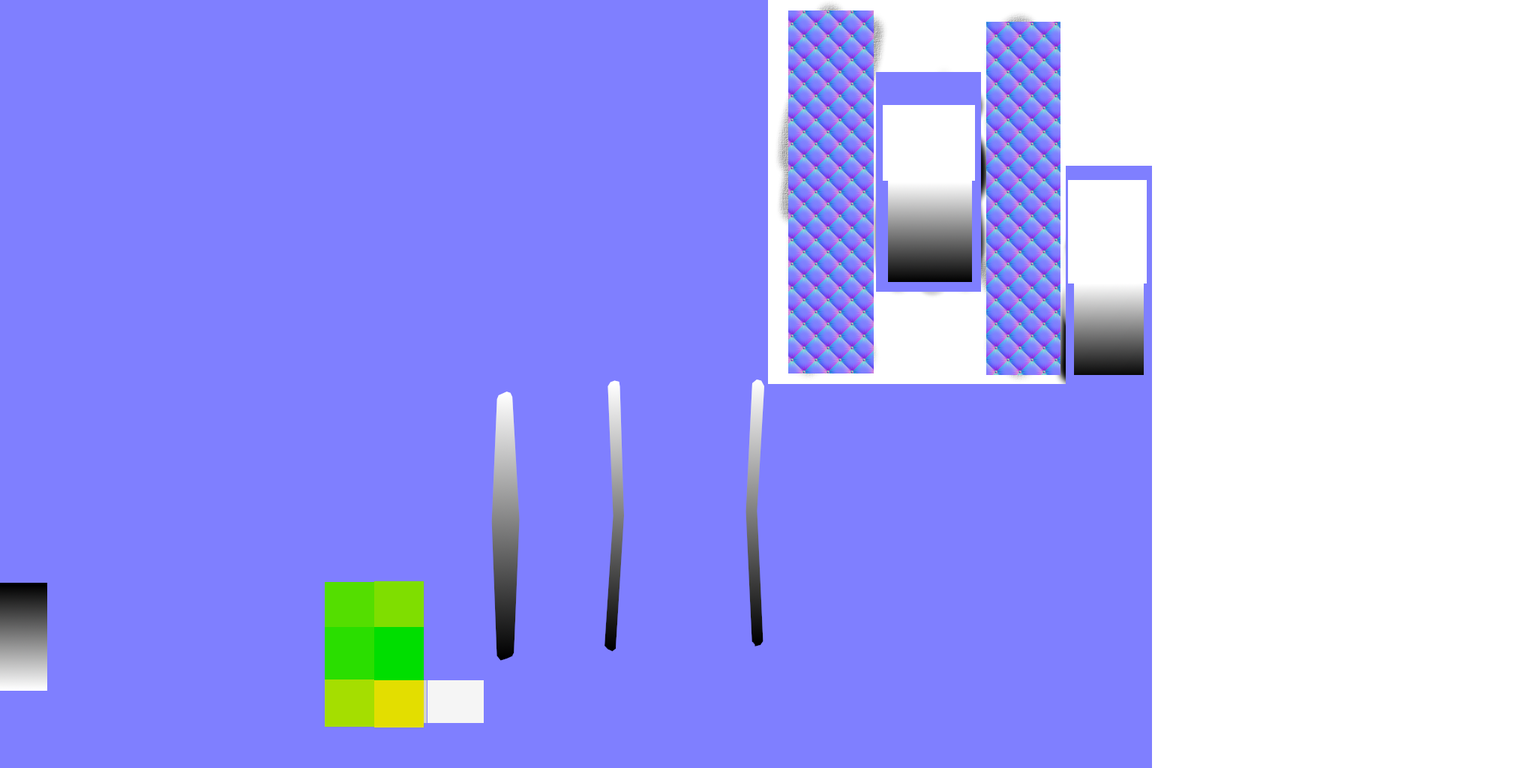
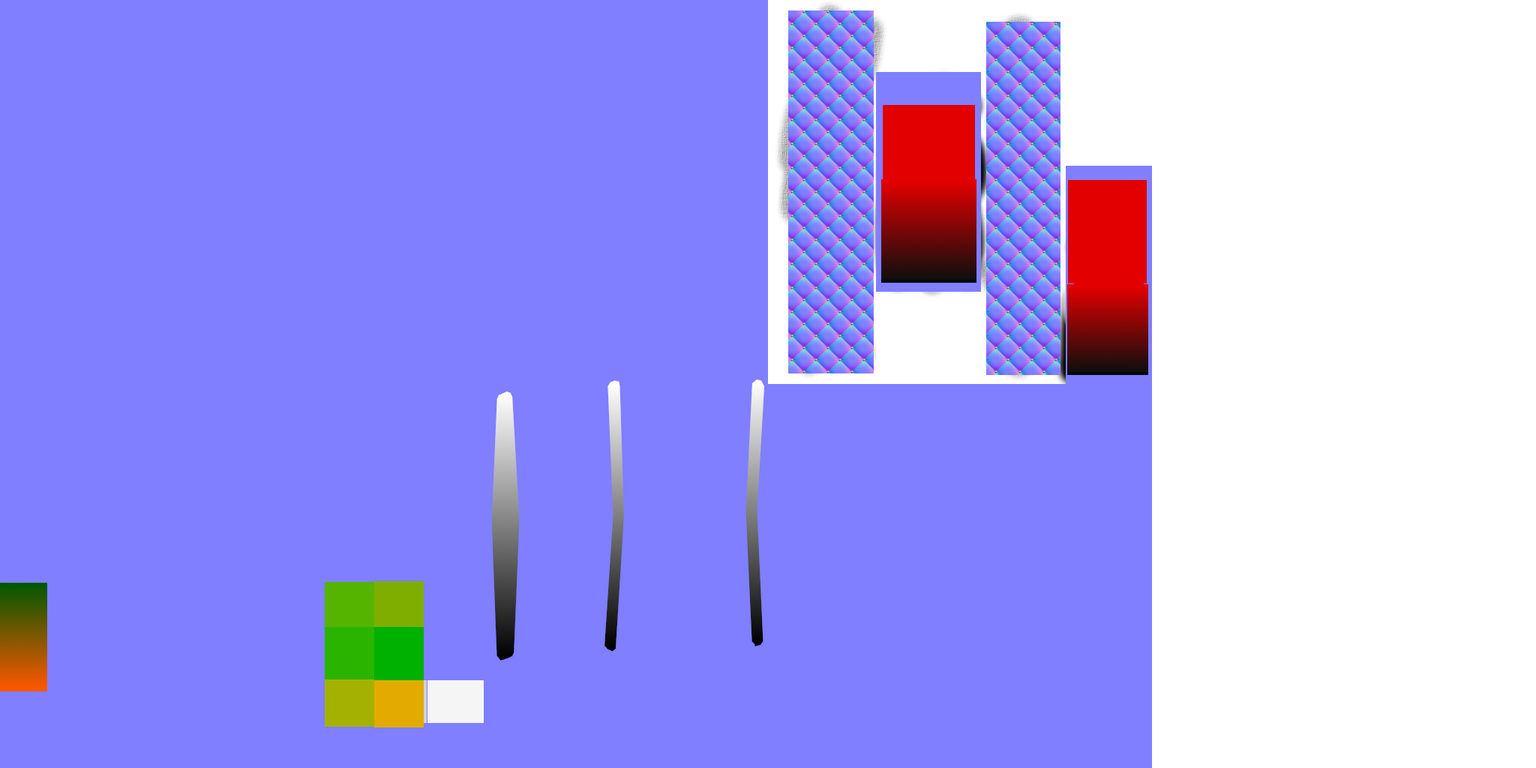
The second 1536x768 image is a revision of the first. Changes to its layers:
painted on "Pasted Layer #1" over (881, 104, 1149, 375)
painted on "StaryGuyFabric.png" over (0, 581, 424, 728)
